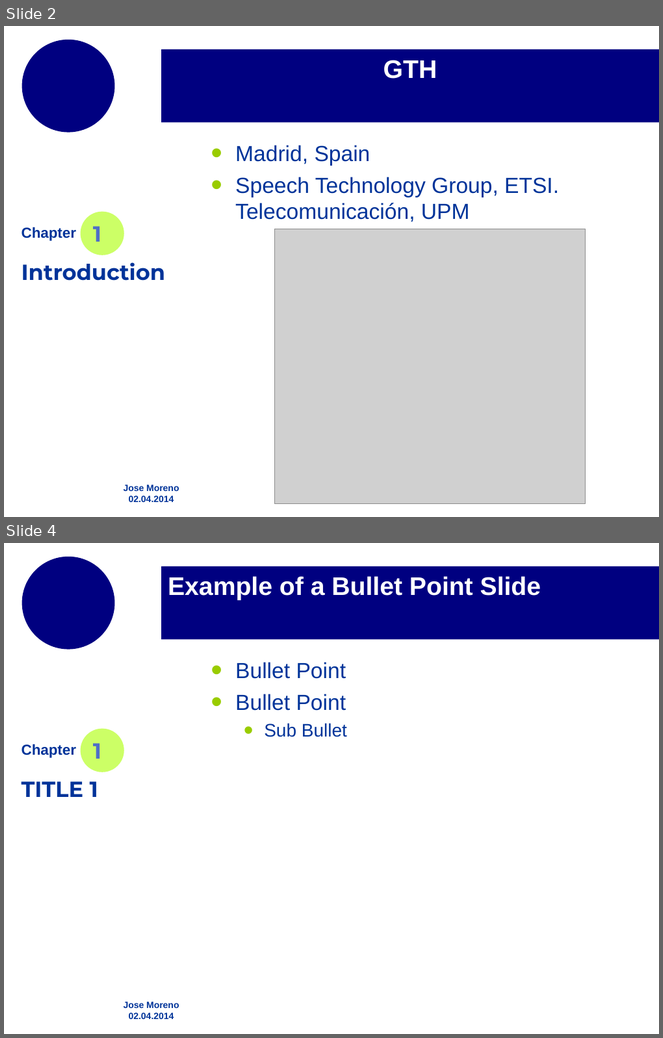
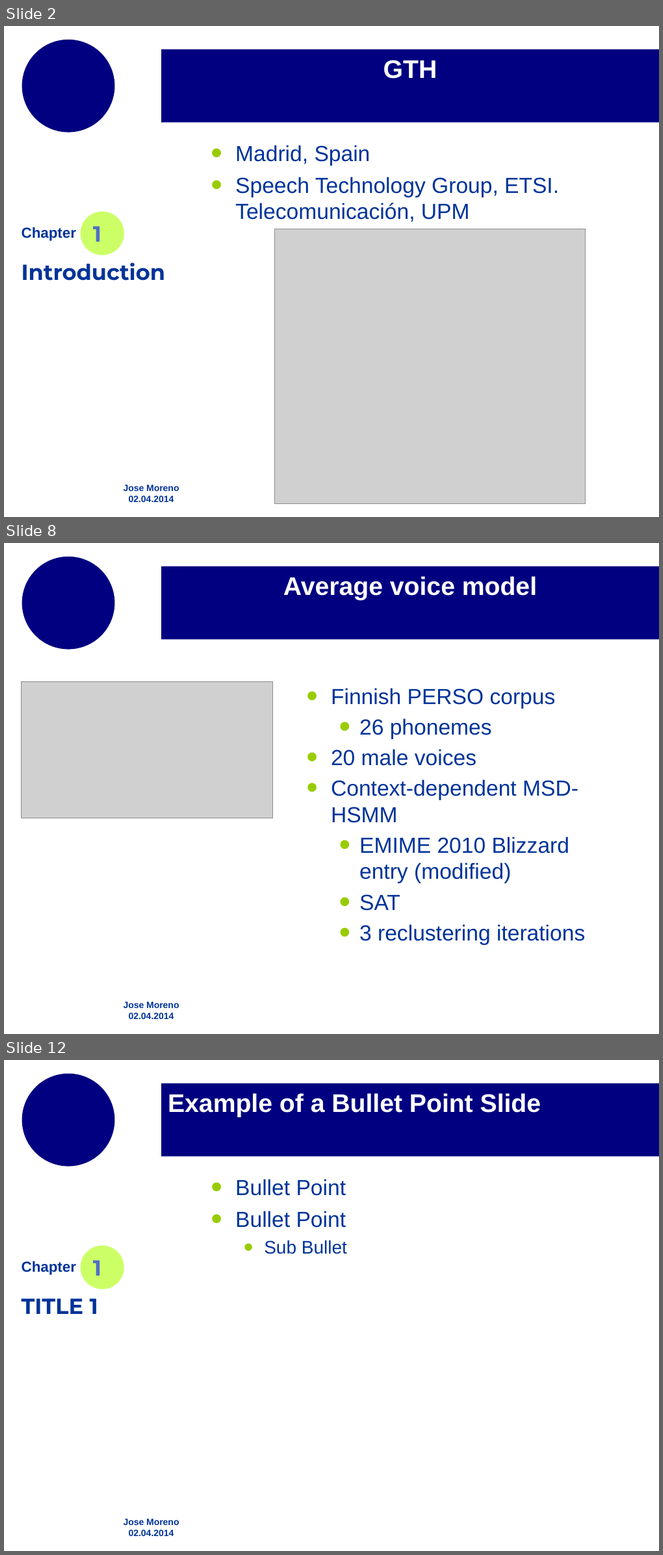
Before and after one commit to josemoreno/PFC_memoria, a slide deck: pres.odp. Shown one above the other, each under a label of ours: slides 2 and 4 before the commit, slides 2, 8 and 12 after it; the slides between them are not shown. The pictures are 663x1038 and 663x1555 pixels, drawn with LibreOffice and Linux fonts; fonts in the diff are those of the drawing; grey boxes stand for pictures; background and template pictures are left out. Boxes give left, top, right and bottom in pixels: in the first picture for what was removed or moved away, otherwise in the second. Text is boxed around its words. In the diff, an @@ line names an element or a change of style, - is before the commit and + after.

```diff
--- a/pres.odp
+++ b/pres.odp
@@ slide 8 added at (4,543,659,1034), background #FFFFFF; not listed: 2 template elements that a slide beside it also shows @@
@@ title added at (161,566,659,639), fill #000080, 28 pt, text #FFFFFF, bold @@
+Average voice model
@@ picture added at (21,682,272,818) @@
@@ text added at (331,688,585,945), 24 pt, text #003399 @@
+• Finnish PERSO corpus
+  • 26 phonemes
+• 20 male voices
+• Context-dependent MSD-HSMM
+  • EMIME 2010 Blizzard entry (modified)
+  • SAT
+  • 3 reclustering iterations
@@ what was slide 4 is now slide 12 @@
```
Also in this commit, not shown: 1 slide changed, 7 other slides added, 5 other files.
